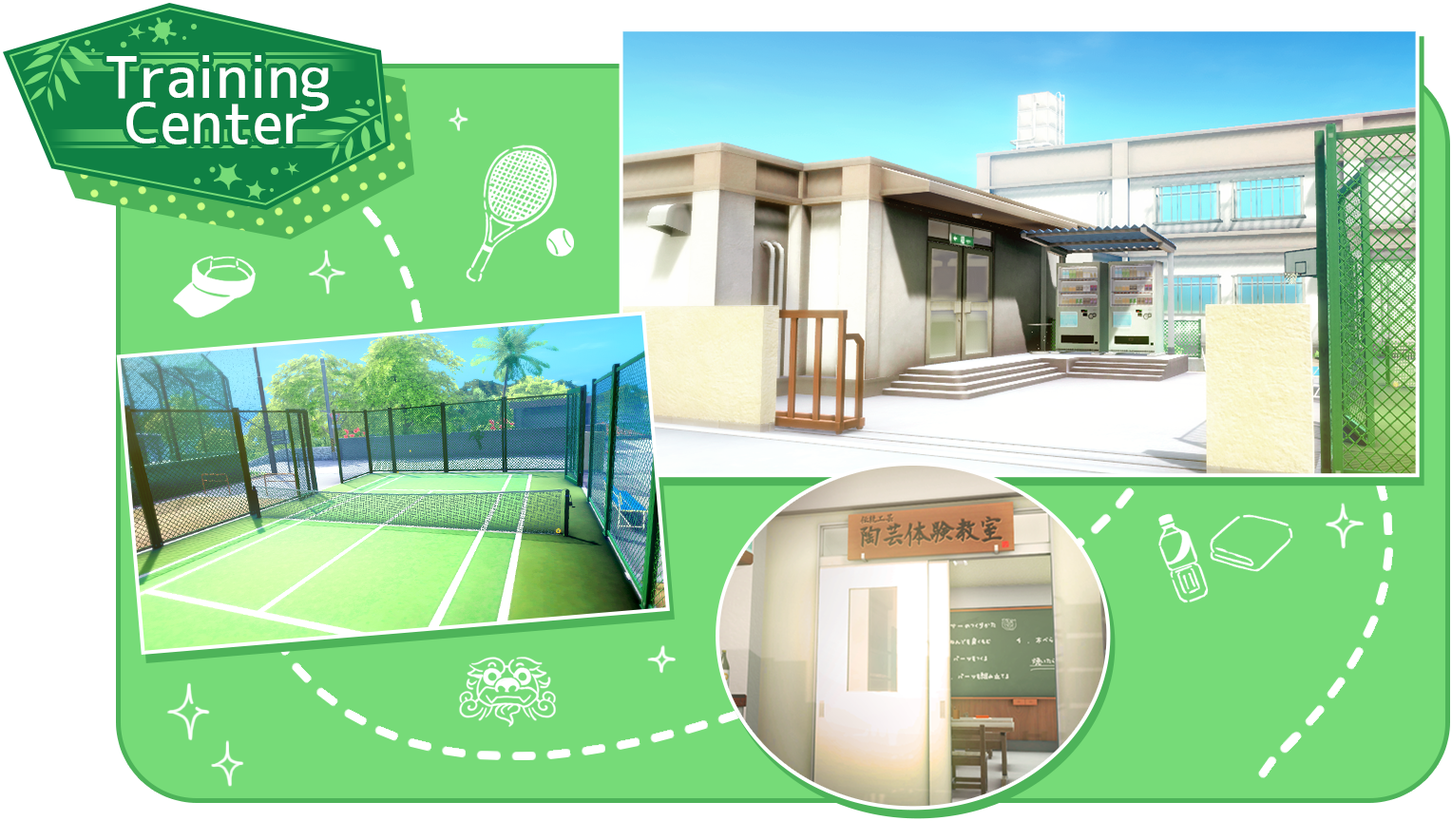
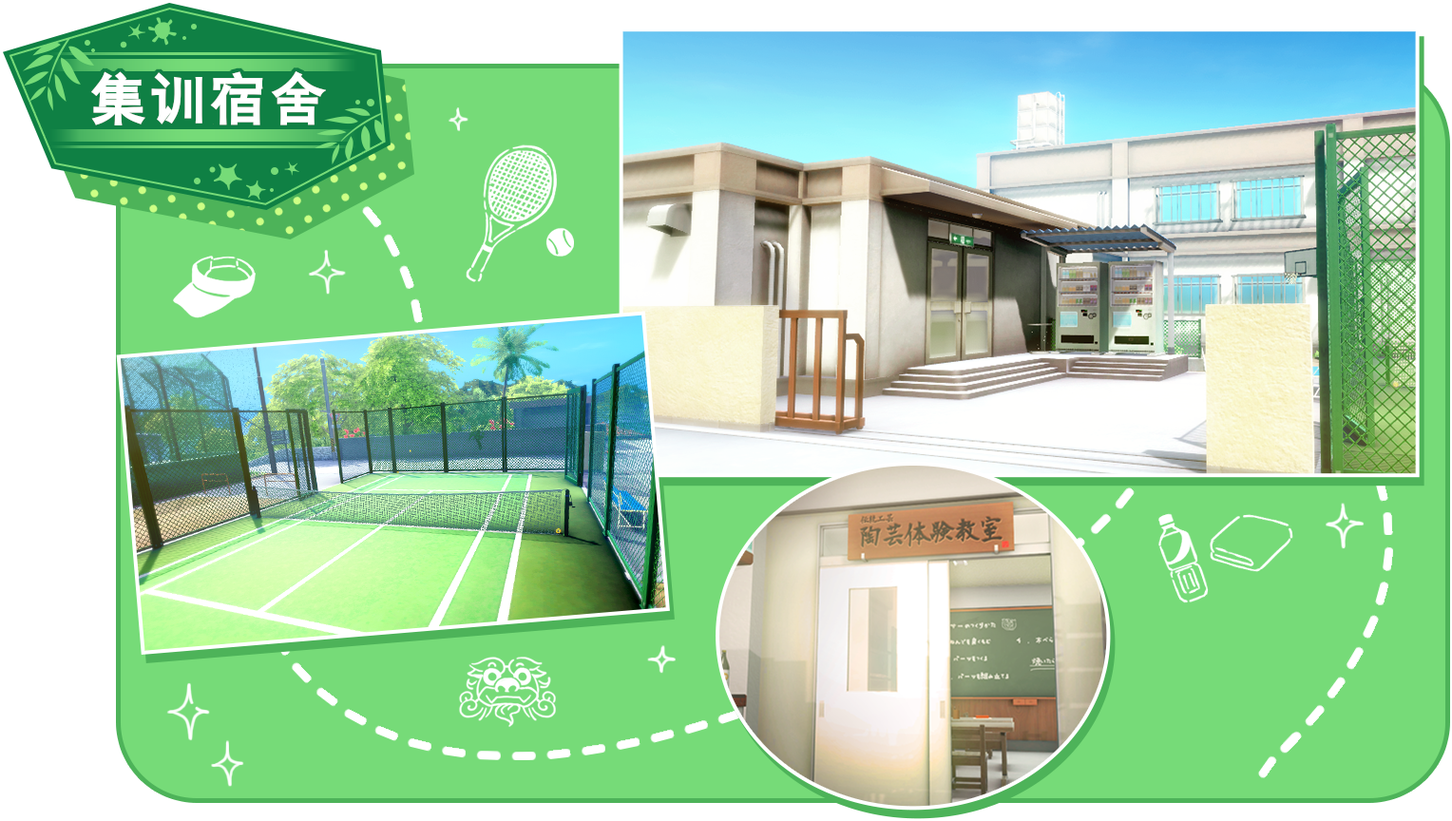
Layers edited between the first and the second 1452 x 821 image:
removed layer "Training Center" from group "Text" over [106, 55, 329, 145]
added layer "集训宿舍" in group "Text" over [91, 71, 326, 126]
added layer "集训宿舍bg" in group "Text" over [91, 67, 331, 130]
